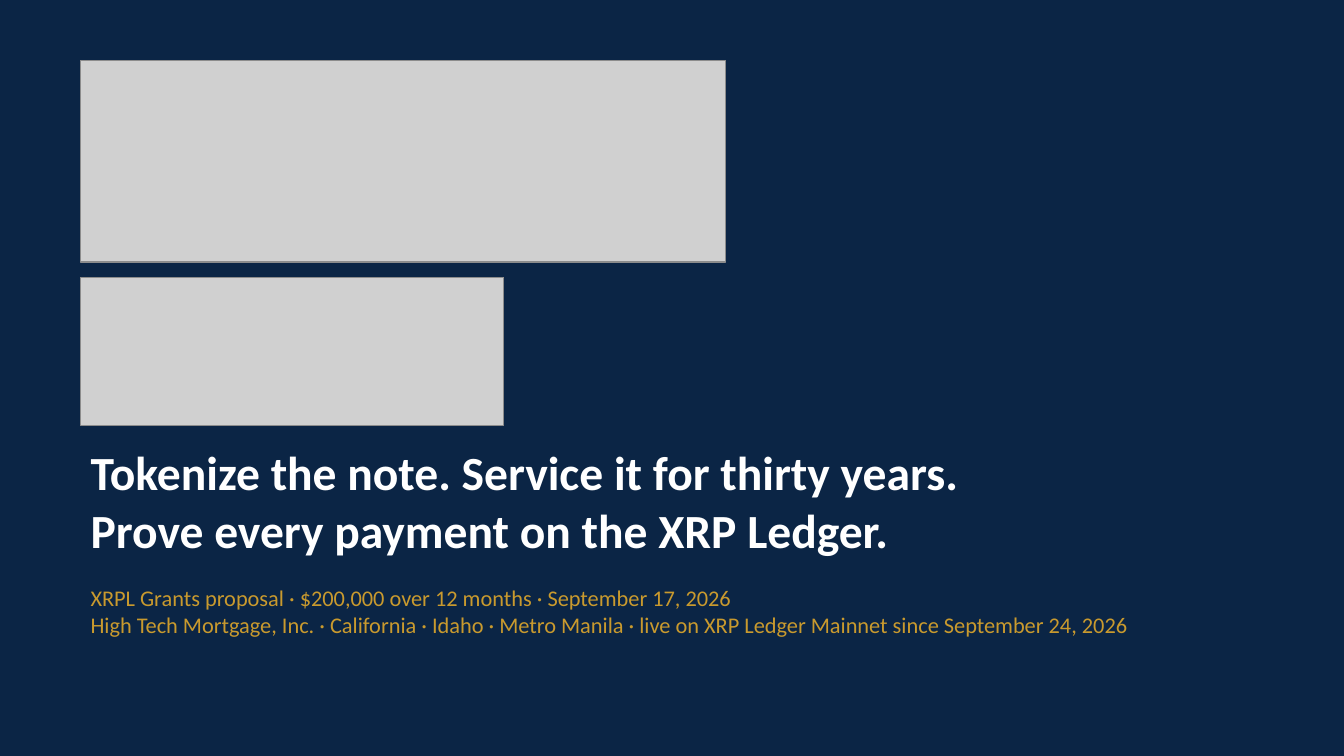
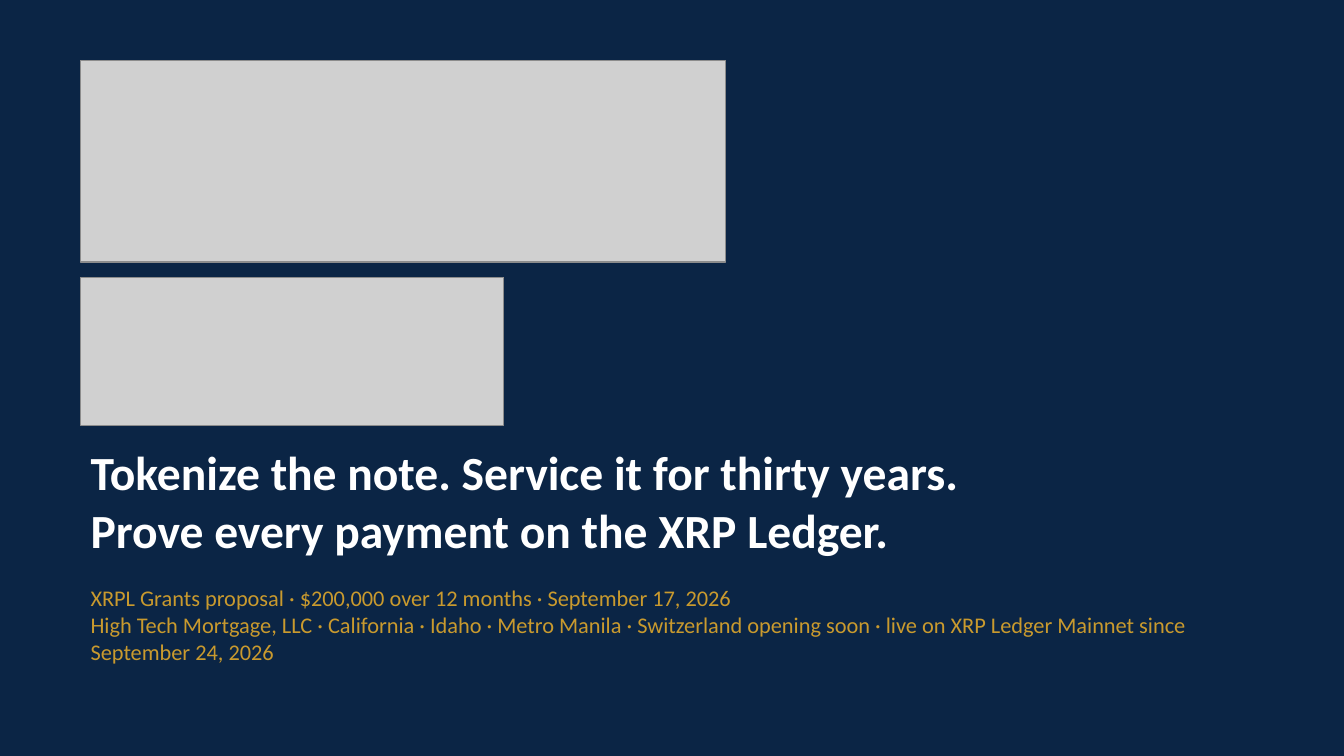
Before and after one commit to vanfwilson/xrpl-mortgage-tokenizing-htm, a slide deck: slide 1 of docs/grant-deck-2026-09-25.pptx. Drawn at 1344x756 pixels with LibreOffice and Linux fonts; fonts in the diff are those of the drawing; grey boxes stand for pictures. Boxes give left, top, right and bottom in pixels: in the first picture for what was removed or moved away, otherwise in the second. Text is boxed around its words. In the diff, an @@ line names an element or a change of style, - is before the commit and + after.

```diff
--- a/docs/grant-deck-2026-09-25.pptx
+++ b/docs/grant-deck-2026-09-25.pptx
@@ text at <box>91,617,1185,664</box>: text changed @@
-High Tech Mortgage, Inc. · California · Idaho · Metro Manila · live on XRP Ledger Mainnet since September 24, 2026
+High Tech Mortgage, LLC · California · Idaho · Metro Manila · Switzerland opening soon · live on XRP Ledger Mainnet since September 24, 2026
```
Also in this commit, not shown: 14 other slides changed, 1 other file.
